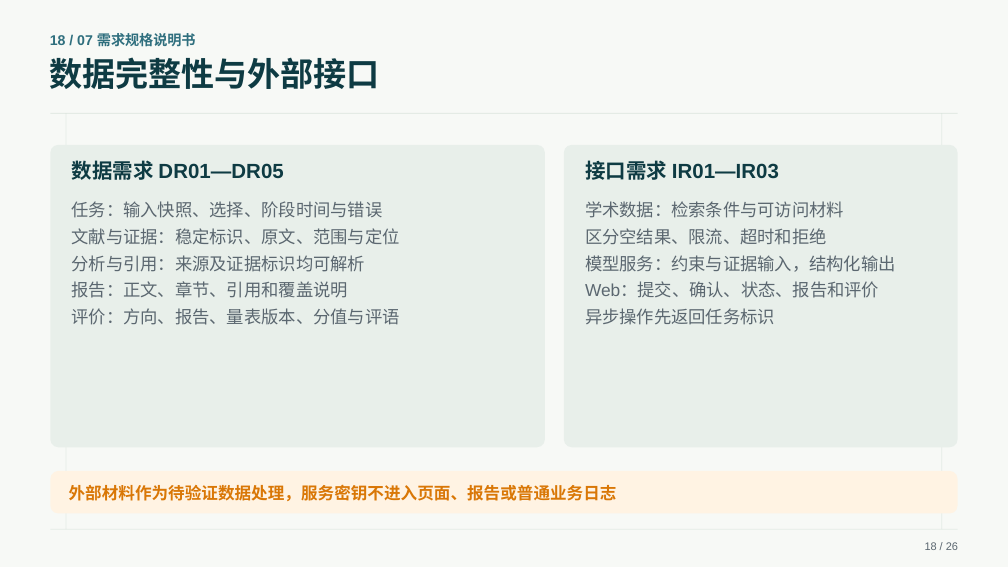
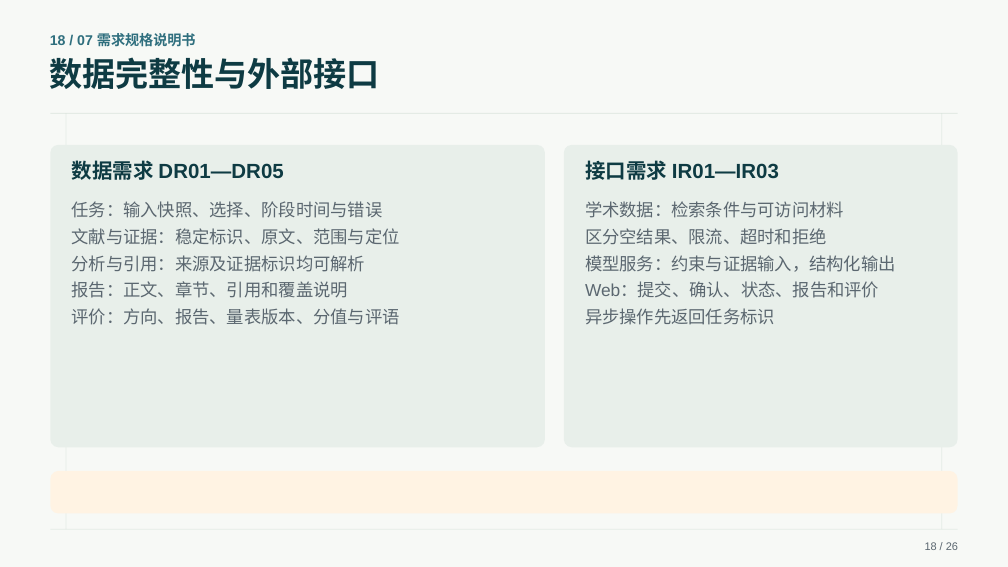
Before and after one commit to wdxf2/Paper-Agent, a slide deck: slide 18 of 需求分析/需求分析设计汇报第二版.pptx. Drawn at 1008x567 pixels with LibreOffice and Linux fonts; fonts in the diff are those of the drawing. Boxes give left, top, right and bottom in pixels: in the first picture for what was removed or moved away, otherwise in the second. Text is boxed around its words. In the diff, an @@ line names an element or a change of style, - is before the commit and + after.

```diff
--- a/需求分析/需求分析设计汇报第二版.pptx
+++ b/需求分析/需求分析设计汇报第二版.pptx
@@ text removed at (69, 484, 617, 501) @@
-外部材料作为待验证数据处理，服务密钥不进入页面、报告或普通业务日志
```
Also in this commit, not shown: 7 other slides changed.
